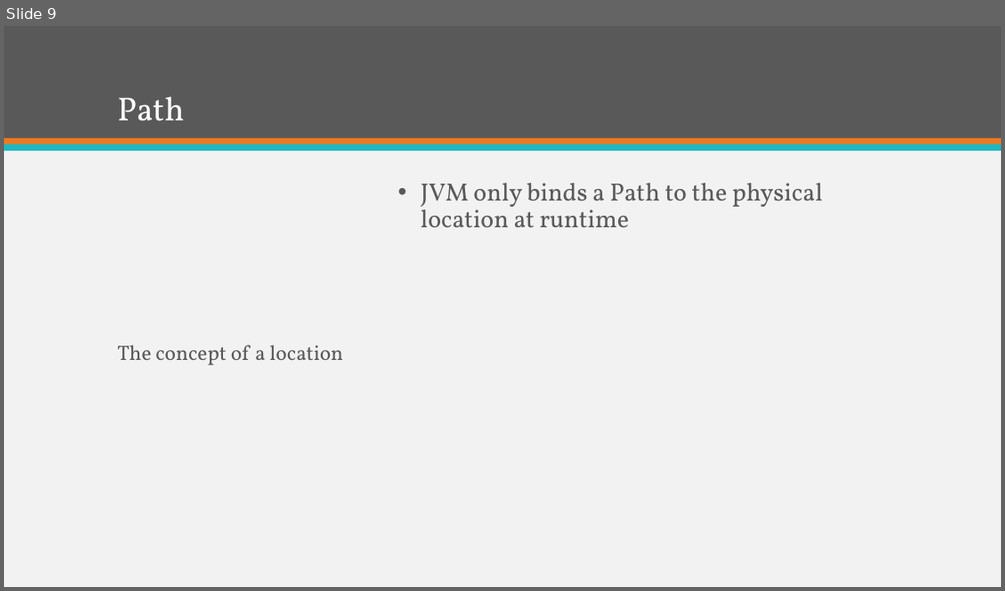
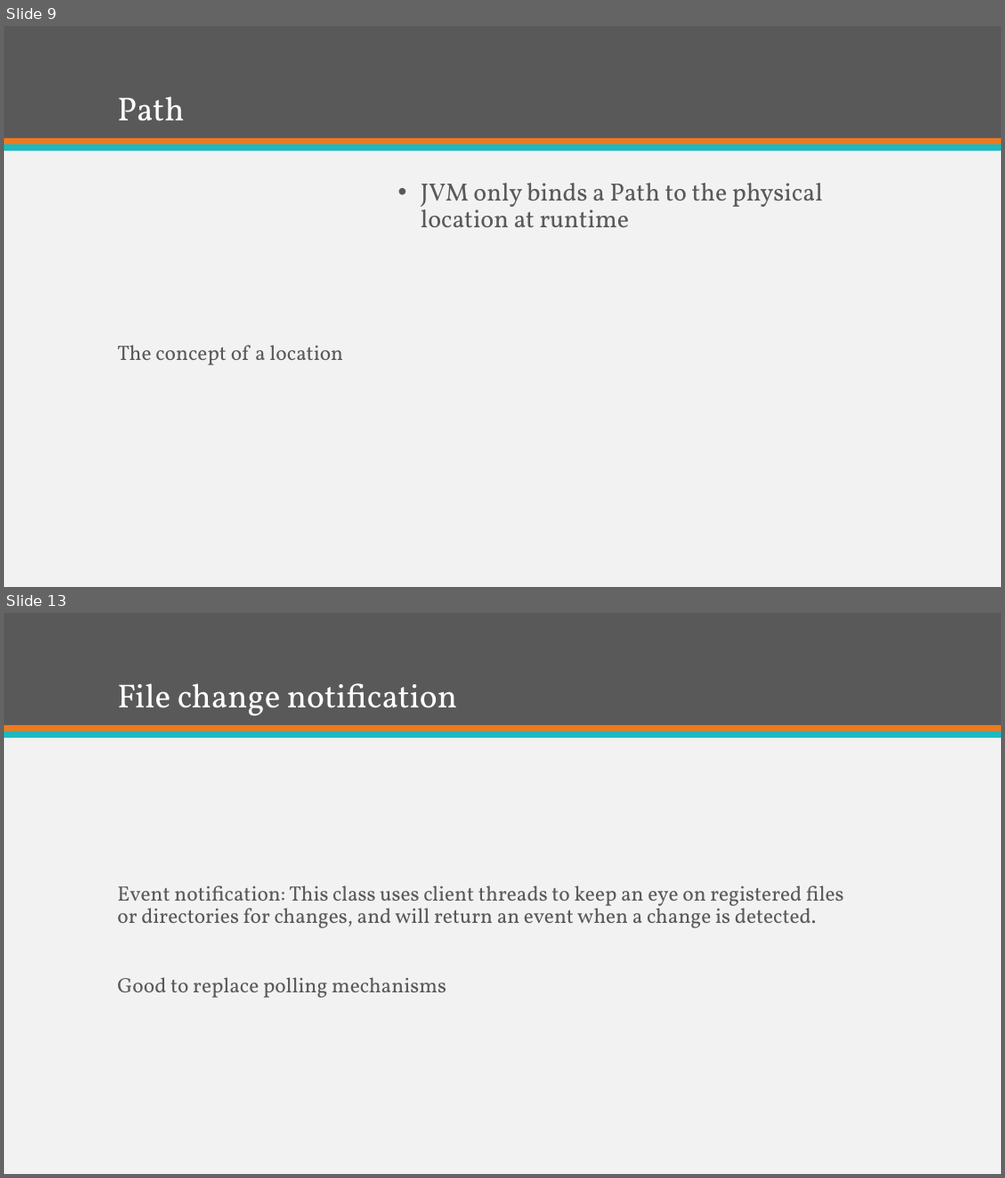
Before and after one commit to KKAries/my-repository, a slide deck: Brief Introduction of Java 7.pptx. Shown one above the other, each under a label of ours: slide 9 before the commit, slides 9 and 13 after it; the slides between them are not shown. The pictures are 1005x591 and 1005x1178 pixels, drawn with LibreOffice and Linux fonts; fonts in the diff are those of the drawing. Boxes give left, top, right and bottom in pixels: in the first picture for what was removed or moved away, otherwise in the second. Text is boxed around its words. In the diff, an @@ line names an element or a change of style, - is before the commit and + after.

```diff
--- a/Brief Introduction of Java 7.pptx
+++ b/Brief Introduction of Java 7.pptx
@@ slide 13 added at (x1=4, y1=613, x2=1001, y2=1174), background #F2F2F2; not listed: 3 template elements that a slide beside it also shows @@
@@ title added at (x1=117, y1=683, x2=457, y2=716), 32 pt, text #FFFFFF @@
+File change notification
@@ text added at (x1=117, y1=885, x2=844, y2=997), 20 pt, text #595959 @@
+Event notification: This class uses client threads to keep an eye on registered files or directories for changes, and will return an event when a change is detected.
+Good to replace polling mechanisms
```
Also in this commit, not shown: 3 other slides added, 2 slides removed, 1 other file.
